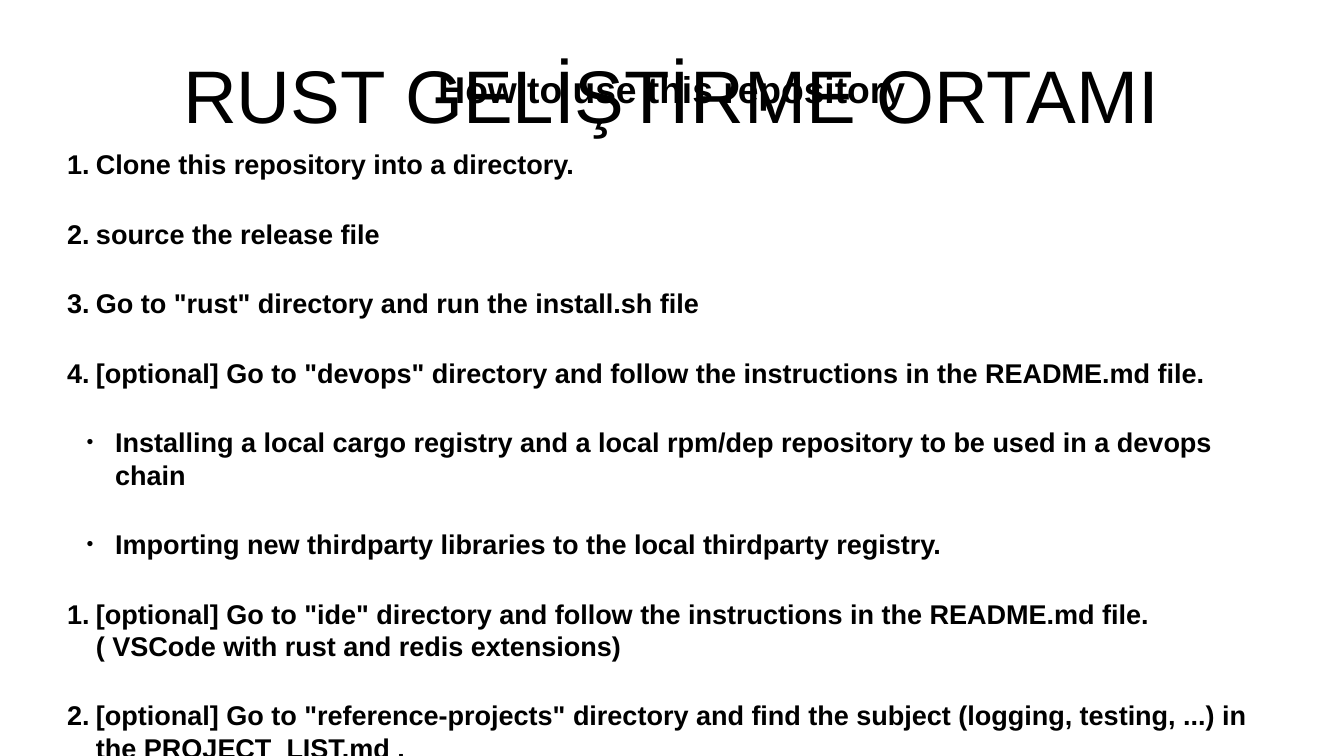
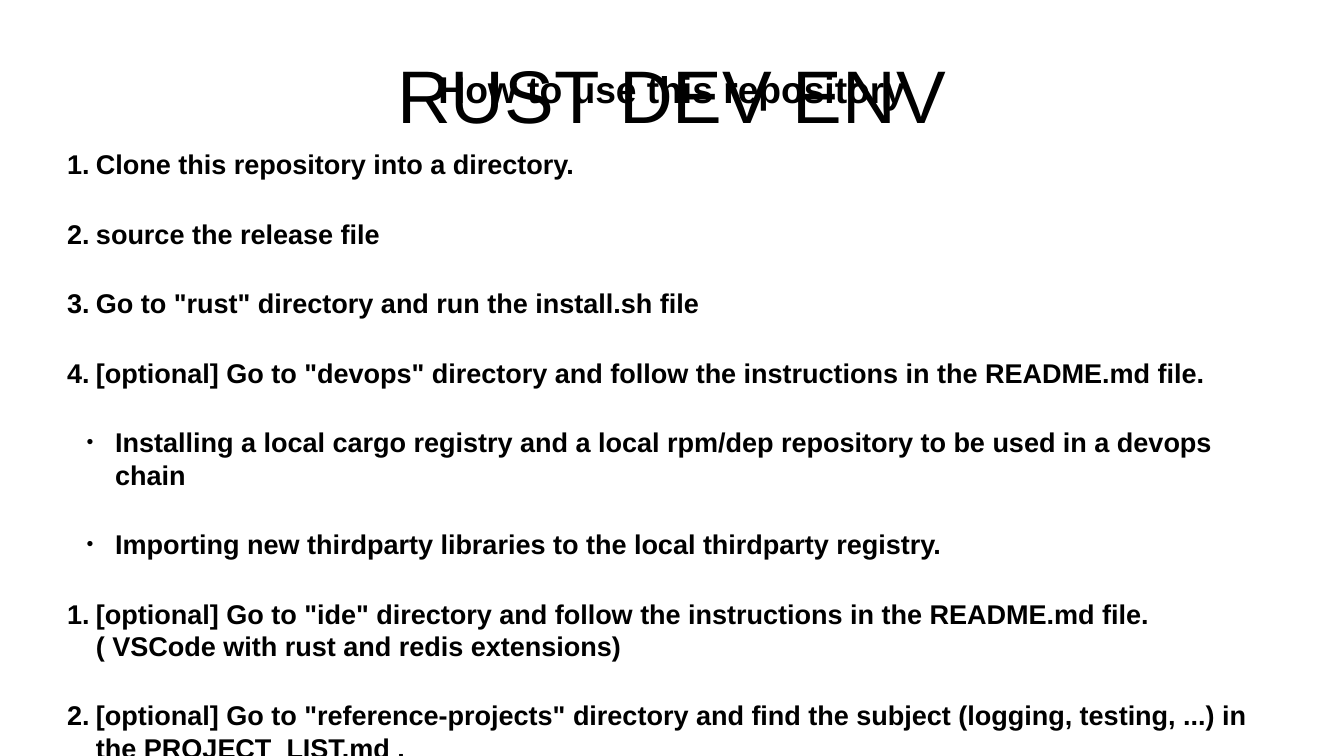
Before and after one commit to havelsan/rust-dev-env, a slide deck: slide 4 of presentation.odp. Drawn at 1344x756 pixels with LibreOffice and Linux fonts; fonts in the diff are those of the drawing. Boxes give left, top, right and bottom in pixels: in the first picture for what was removed or moved away, otherwise in the second. Text is boxed around its words. In the diff, an @@ line names an element or a change of style, - is before the commit and + after.

```diff
--- a/presentation.odp
+++ b/presentation.odp
@@ title at box(397, 71, 946, 124): text changed @@
-RUST GELİŞTİRME ORTAMI
+RUST DEV ENV
```
Also in this commit, not shown: 3 other slides changed, 9 slides added, 1 slide removed, 1 other file.
